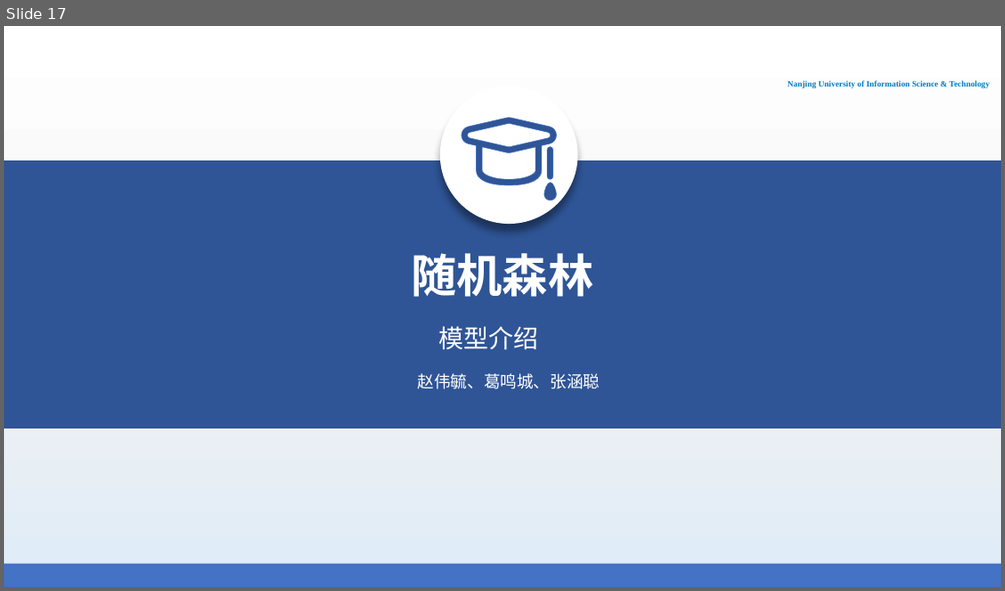
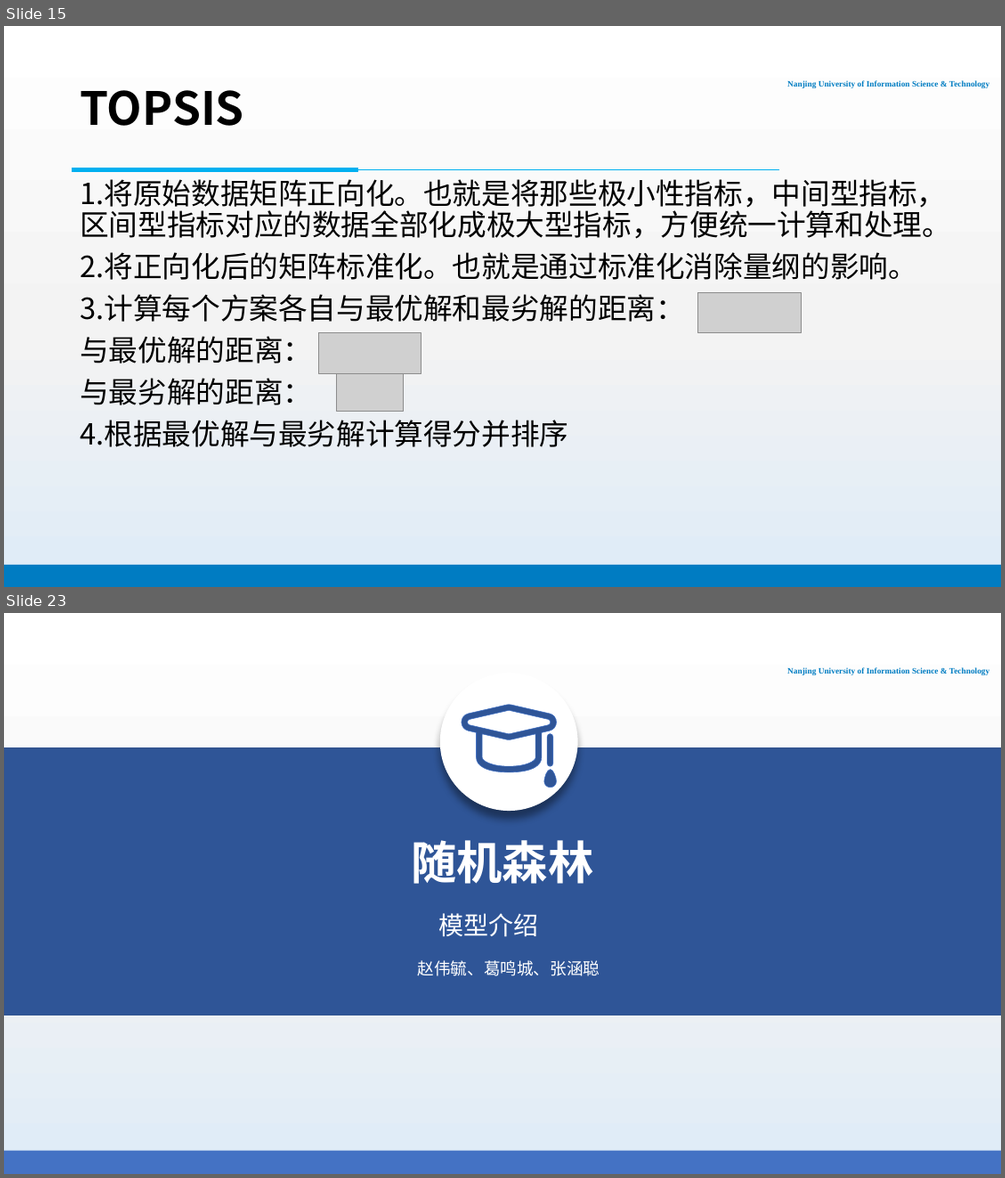
Before and after one commit to PhantomGMC/Week16-Math_model, a slide deck: 数模16周报告.pptx. Shown one above the other, each under a label of ours: slide 17 before the commit, slides 15 and 23 after it; the slides between them are not shown. The pictures are 1005x591 and 1005x1178 pixels, drawn with LibreOffice and Linux fonts; fonts in the diff are those of the drawing; grey boxes stand for pictures; background and template pictures are left out. Boxes give left, top, right and bottom in pixels: in the first picture for what was removed or moved away, otherwise in the second. Text is boxed around its words. In the diff, an @@ line names an element or a change of style, - is before the commit and + after.

```diff
--- a/数模16周报告.pptx
+++ b/数模16周报告.pptx
@@ slide 15 added at <box>4,26,1001,587</box>, background gradient #FFFFFF to #F3F3F3 to #DEEBF7; not listed: 2 template elements that a slide beside it also shows @@
@@ title added at <box>80,90,244,126</box>, 44 pt, text #000000, bold @@
+TOPSIS
@@ line added from (779, 169) to (73, 169), #00B0F0 0.5 pt @@
@@ rectangle added at <box>73,168,357,172</box>, fill #00B0F0, outline #00B0F0 1 pt @@
@@ text added at <box>80,179,951,447</box>, 28 pt, text #000000 @@
+1.将原始数据矩阵正向化。也就是将那些极小性指标，中间型指标，区间型指标对应的数据全部化成极大型指标，方便统一计算和处理。
+2.将正向化后的矩阵标准化。也就是通过标准化消除量纲的影响。
+3.计算每个方案各自与最优解和最劣解的距离：
+与最优解的距离：
+与最劣解的距离：
+4.根据最优解与最劣解计算得分并排序
@@ picture added at <box>698,292,801,332</box> @@
@@ picture added at <box>319,333,422,374</box> @@
@@ picture added at <box>337,374,404,411</box> @@
@@ what was slide 17 is now slide 23 @@
```
Also in this commit, not shown: 13 slides changed, 7 other slides added, 3 slides removed.
